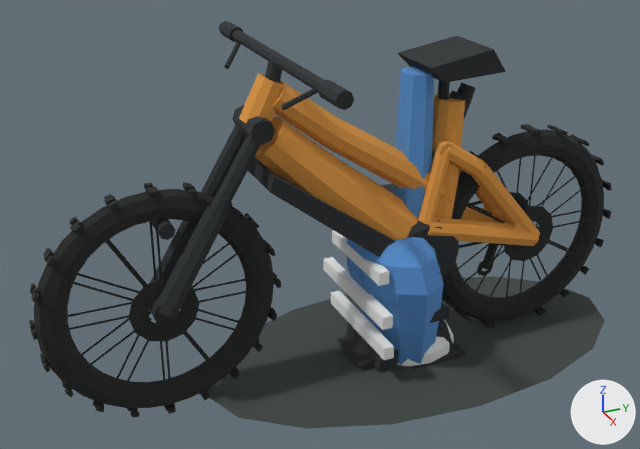
Renders of the glTF model contrib/workout-game-assets/generated/WG_RiderBike.glb from each side of a commit.
Rendered twice from a 50 mm camera at (2.34, -1.38, 1.71) aimed at (-0.06, -0.3, 0.51). Lighting does not change. The marker at lower right points along +X, +Y and +Z. The older version comes first. Where no turn or scale is listed for an object, it has been applied to the vertices. Vertices at exactly the same position are counted once.

Objects in the first picture: 'GEO_BikeComponents_LOD0', 'GEO_Fork_LOD0', 'GEO_FrontWheel_LOD0', 'GEO_HelmetAccent_LOD0', 'GEO_Helmet_LOD0', 'GEO_JerseyAccent_LOD0', 'GEO_Limb_LOD0', 'GEO_MainFrame_LOD0', 'GEO_RearShock_LOD0', 'GEO_RearWheel_LOD0', 'GEO_Shadow_LOD0', 'GEO_Swingarm_LOD0', 'GEO_Torso_LOD0' and 3 more.
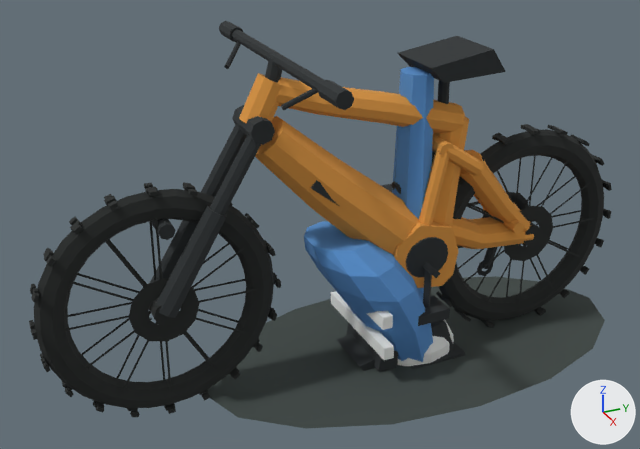
Where the change shows, as pixel boxes [x1, y1, x2, y2] in the pictures (640 x 449 px; the box of a moved part takes in the faces that stretch with it):
'GEO_MainFrame_LOD0', reshaped
    before: [239, 73, 465, 247]
    after: [239, 73, 469, 288]
'GEO_Torso_LOD0', reshaped
    before: [346, 237, 444, 365]
    after: [304, 221, 433, 362]
'GEO_Swingarm_LOD0', reshaped (8% taller)
    before: [418, 139, 540, 246]
    after: [419, 133, 534, 249]
'GEO_RearShock_LOD0', reshaped (mostly hidden afterwards)
    before: [432, 82, 476, 159]
    after: [392, 151, 435, 194]
part 1 of me_geo_bikecomponents_lod0, moved or reshaped
    before: [407, 220, 459, 278]
    after: [406, 237, 448, 278]
part 2 of me_geo_bikecomponents_lod0, moved or reshaped (mostly hidden afterwards)
    before: [248, 157, 396, 257]
    after: [311, 180, 340, 207]
part 3 of me_geo_mainframe_lod0, rebuilt (53% shorter)
    before: [273, 80, 456, 202]
    after: [276, 77, 465, 134]
part 4 of me_geo_mainframe_lod0, added (orange)
    after: [393, 222, 458, 288]
part 5 of me_geo_mainframe_lod0, moved or reshaped
    before: [433, 94, 465, 219]
    after: [433, 117, 469, 226]
part 6 of me_geo_rearshock_lod0, moved or reshaped (not visible afterwards)
    before: [449, 90, 472, 112]
part 7 of me_geo_rearshock_lod0, moved or reshaped
    before: [457, 82, 476, 119]
    after: [392, 181, 401, 194]
part 8 of me_geo_swingarm_lod0, moved or reshaped
    before: [418, 140, 540, 246]
    after: [419, 142, 534, 249]
part 9 of me_geo_torso_lod0, moved or reshaped (mostly hidden before)
    before: [397, 237, 412, 240]
    after: [304, 221, 368, 251]
part 10 of me_geo_torso_lod0, moved or reshaped
    before: [347, 237, 436, 267]
    after: [304, 237, 395, 277]
part 11 of me_geo_torso_lod0, moved or reshaped
    before: [346, 242, 443, 295]
    after: [306, 250, 415, 302]
part 12 of me_geo_torso_lod0, moved or reshaped
    before: [347, 264, 444, 365]
    after: [322, 274, 433, 362]
'GEO_JerseyAccent_LOD0', unchanged, covered by the edit
    before: [323, 230, 394, 360]
    after: [331, 291, 394, 360]

The change, as a diff of the scene's bpy script:
```diff
--- a/contrib/workout-game-assets/generated/WG_RiderBike.glb.py
+++ b/contrib/workout-game-assets/generated/WG_RiderBike.glb.py
@@ me_geo_bikecomponents_lod0 @@
 me_geo_bikecomponents_lod0.from_pydata(...)  # 352 vertices, 540 faces; spans x -0.45..0.45, y -0.546..0.563, z 0.156..1.11
+# me_geo_bikecomponents_lod0 part 1: the loose piece of 66 vertices spanning x -0.11..0.11, y -0.13..0.14, z 0.28..0.53 is scaled about its middle by (1.04, 0.667, 0.656)
+# me_geo_bikecomponents_lod0 part 2: 8 of 352 vertices moved; they spanned x -0.112..0.112, y -0.535..-0.07, z 0.39..0.775 and now span x -0.088..0.088, y -0.395..-0.075, z 0.47..0.73; mean shift (0.0, 0.071, 0.015); largest move (-0.112, -0.525, 0.775) -> (-0.088, -0.38, 0.73)
 me_geo_bikecomponents_lod0.materials.append(mat_mat_component_black)
@@ me_geo_mainframe_lod0 @@
-me_geo_mainframe_lod0.from_pydata(...)  # 160 vertices, 300 faces; spans x -0.11..0.11, y -0.584..0.172, z 0.322..1.046
+me_geo_mainframe_lod0.from_pydata(...)  # 176 vertices, 328 faces; spans x -0.11..0.11, y -0.584..0.192, z 0.285..1.046
+# me_geo_mainframe_lod0 part 3: the loose piece of 42 vertices spanning x -0.072..0.072, y -0.507..0.147, z 0.528..1.021 is rebuilt with 42 vertices and now spans x -0.06..0.06, y -0.492..0.158, z 0.777..1.032
+# me_geo_mainframe_lod0 part 4: a new loose piece of 16 vertices spanning x -0.11..0.11, y -0.125..0.125, z 0.285..0.525, in mat_mat_frame_highvizamber (orange #dd9742)
+# me_geo_mainframe_lod0 part 5: 31 vertices removed from x -0.078..0.078, y 0.004..0.172, z 0.419..0.904; 31 vertices added at x -0.084..0.084, y 0.0..0.192, z 0.417..0.844
 me_geo_mainframe_lod0.materials.append(mat_mat_frame_highvizamber)
@@ me_geo_rearshock_lod0 @@
-me_geo_rearshock_lod0.from_pydata(...)  # 67 vertices, 120 faces; spans x -0.045..0.045, y 0.025..0.216, z 0.67..0.942
+me_geo_rearshock_lod0.from_pydata(...)  # 67 vertices, 120 faces; spans x -0.045..0.045, y -0.069..0.205, z 0.502..0.762
+# me_geo_rearshock_lod0 part 6: the loose piece of 39 vertices spanning x -0.034..0.034, y 0.057..0.2, z 0.743..0.92 is multiplied about its middle by the matrix ((1.0, 0.0, 0.0), (0.0, -1.068, 0.079), (0.0, -0.465, -1.35)), then moved by (0.0, -0.105, -0.205)
+# me_geo_rearshock_lod0 part 7: 22 of 67 vertices moved; they spanned x -0.029..0.029, y 0.125..0.216, z 0.826..0.942 and now span x -0.029..0.029, y -0.069..0.06, z 0.592..0.683; mean shift (0.0, -0.178, -0.25); largest move (0.0, 0.169, 0.942) -> (0.0, -0.051, 0.592)
 me_geo_rearshock_lod0.materials.append(mat_mat_component_black)
@@ me_geo_swingarm_lod0 @@
-me_geo_swingarm_lod0.from_pydata(...)  # 172 vertices, 320 faces; spans x -0.116..0.116, y -0.021..0.479, z 0.341..0.781
+me_geo_swingarm_lod0.from_pydata(...)  # 167 vertices, 312 faces; spans x -0.102..0.102, y -0.018..0.483, z 0.336..0.781
+# me_geo_swingarm_lod0 part 8: 130 vertices removed from x -0.116..0.116, y -0.021..0.479, z 0.341..0.78; 125 vertices added at x -0.102..0.102, y -0.018..0.483, z 0.336..0.777
 me_geo_swingarm_lod0.materials.append(mat_mat_frame_highvizamber)
@@ me_geo_torso_lod0 @@
-me_geo_torso_lod0.from_pydata(...)  # 52 vertices, 100 faces; spans x -0.23..0.23, y -0.203..0.089, z 0.0..0.49
+me_geo_torso_lod0.from_pydata(...)  # 52 vertices, 100 faces; spans x -0.23..0.23, y -0.37..0.1, z 0.0..0.49
+# me_geo_torso_lod0 part 9: all 11 vertices in x -0.12..0.12, y -0.18..0.02, z 0.49 are moved by (0.0, -0.19, 0.0)
+# me_geo_torso_lod0 part 10: all 10 vertices in x -0.205..0.205, y -0.203..0.053, z 0.43 are moved by (0.0, -0.15, 0.0)
+# me_geo_torso_lod0 part 11: all 10 vertices in x -0.23..0.23, y -0.198..0.078, z 0.34 are moved by (0.0, -0.105, 0.0)
+# me_geo_torso_lod0 part 12: all 10 vertices in x -0.185..0.185, y -0.159..0.089, z 0.18 are moved by (0.0, -0.035, 0.0)
+# other edits to the shape of me_geo_torso_lod0 do not show in these pictures
 me_geo_torso_lod0.materials.append(mat_mat_rider_cobalt)
```
